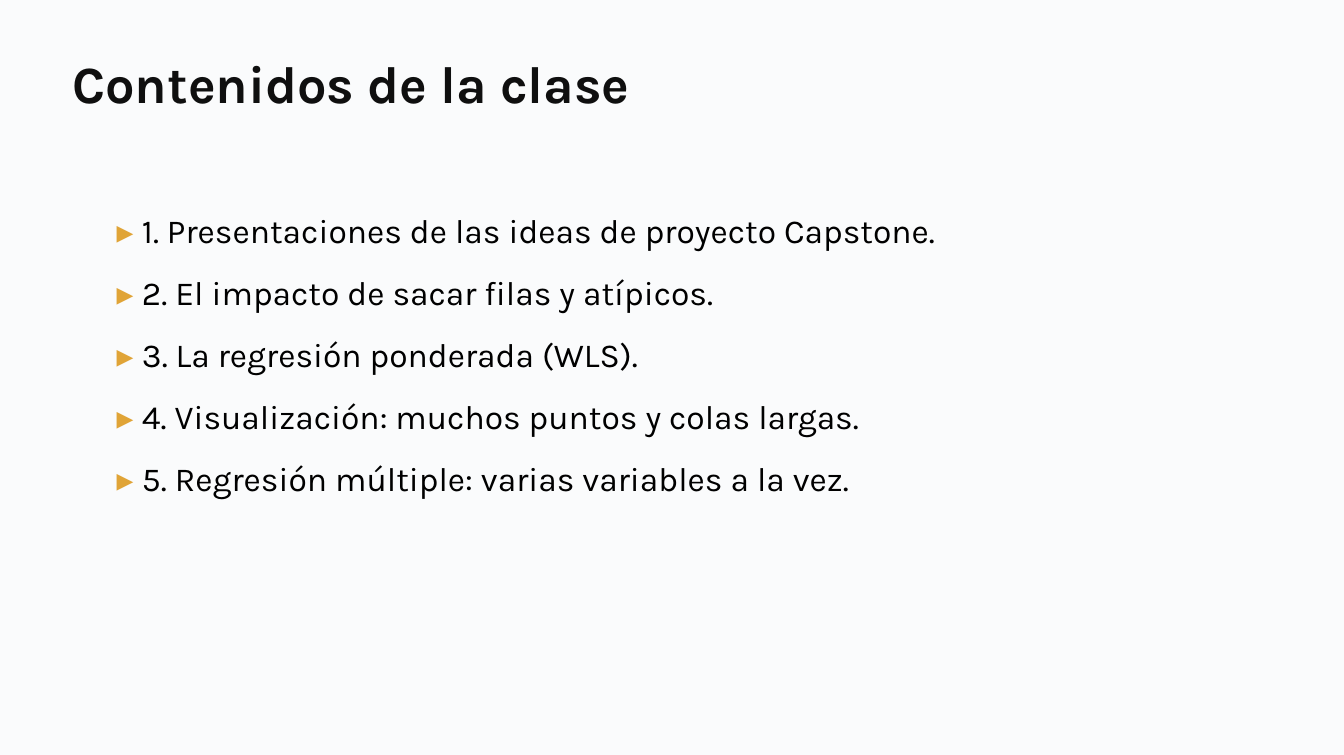
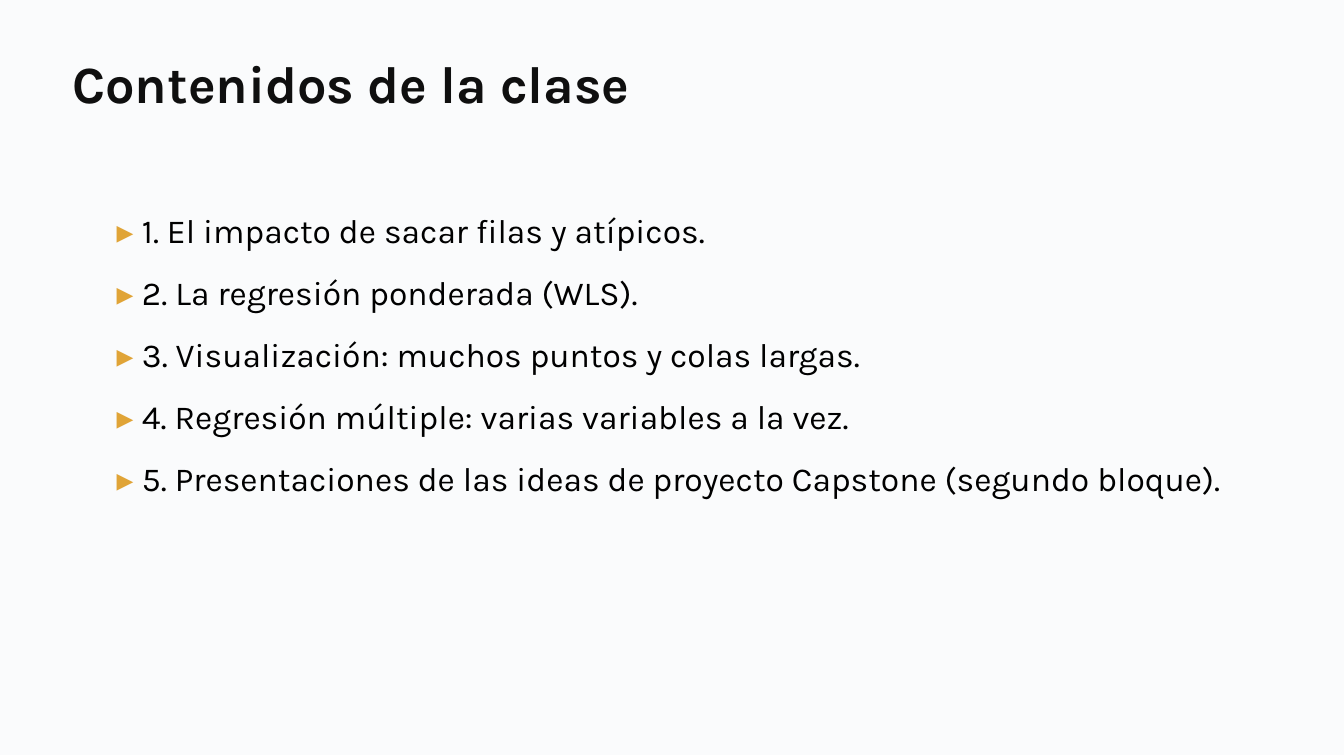
Before and after one commit to daniopitz/diplomado-cdd, a slide deck: slide 2 of presentaciones/clase04_regresion_multiple.pptx. Drawn at 1344x755 pixels with LibreOffice and Linux fonts; fonts in the diff are those of the drawing. Boxes give left, top, right and bottom in pixels: in the first picture for what was removed or moved away, otherwise in the second. Text is boxed around its words. In the diff, an @@ line names an element or a change of style, - is before the commit and + after.

```diff
--- a/presentaciones/clase04_regresion_multiple.pptx
+++ b/presentaciones/clase04_regresion_multiple.pptx
@@ text at (142, 217, 1220, 500): text changed @@
-▸ 1. Presentaciones de las ideas de proyecto Capstone.
-▸ 2. El impacto de sacar filas y atípicos.
-▸ 3. La regresión ponderada (WLS).
-▸ 4. Visualización: muchos puntos y colas largas.
-▸ 5. Regresión múltiple: varias variables a la vez.
+▸ 1. El impacto de sacar filas y atípicos.
+▸ 2. La regresión ponderada (WLS).
+▸ 3. Visualización: muchos puntos y colas largas.
+▸ 4. Regresión múltiple: varias variables a la vez.
+▸ 5. Presentaciones de las ideas de proyecto Capstone (segundo bloque).
```
Also in this commit, not shown: 3 other slides changed, 1 other file.
